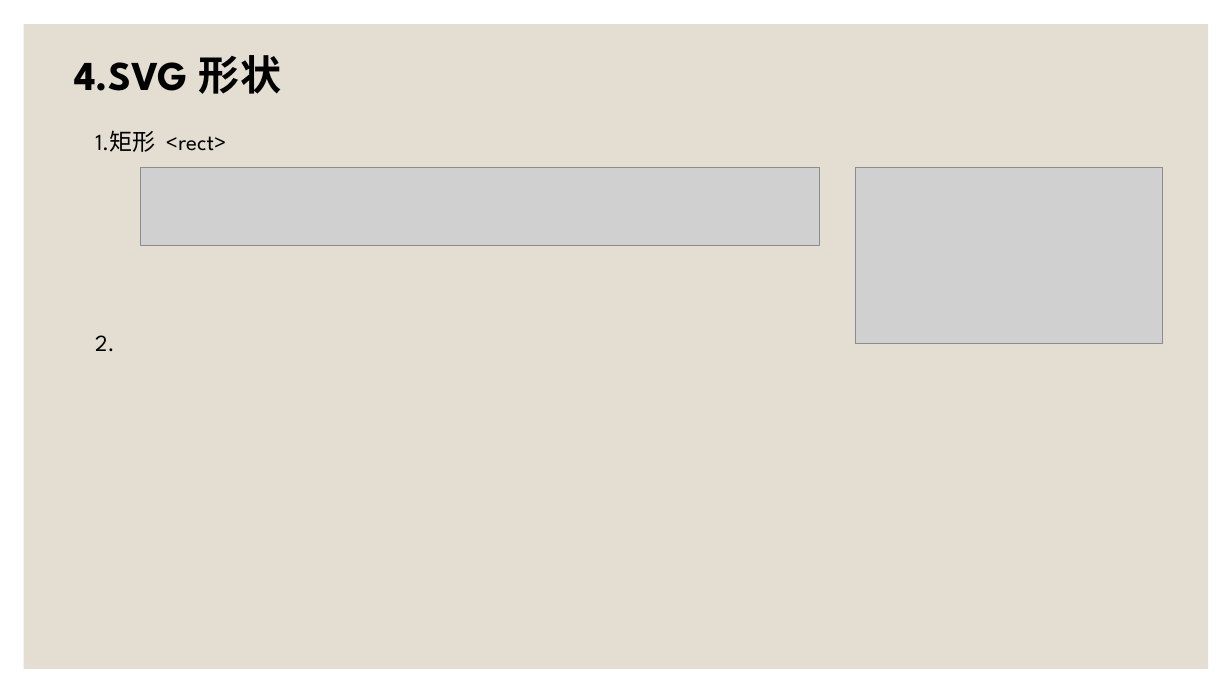
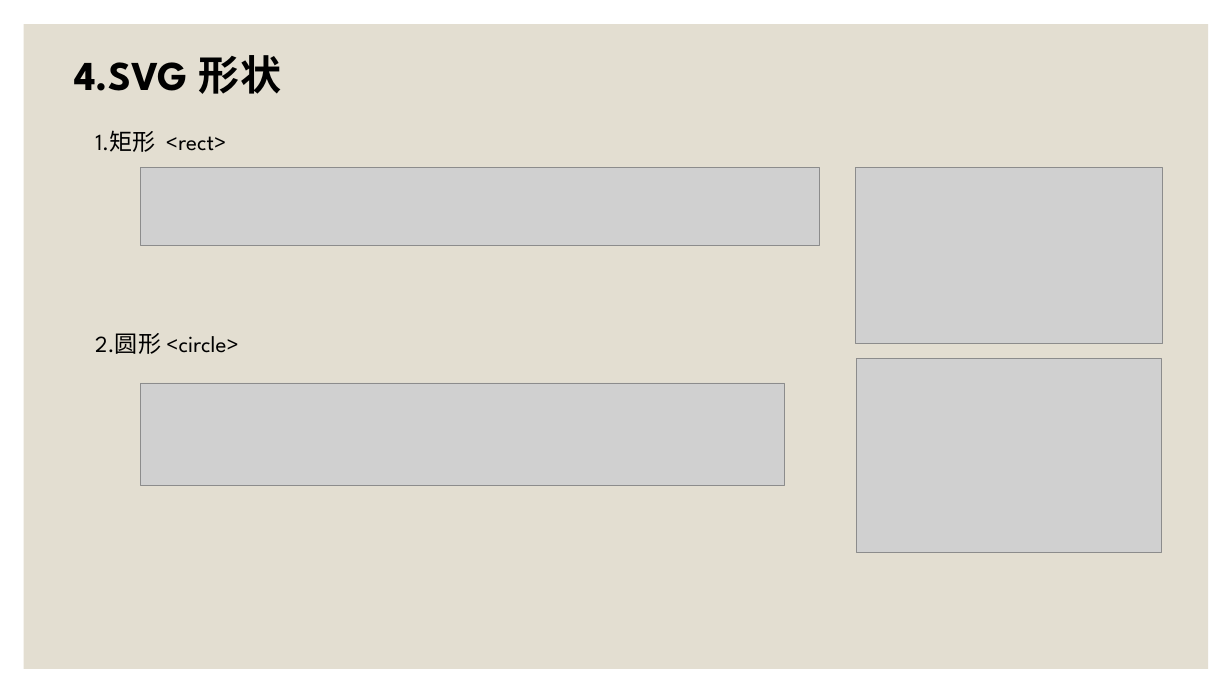
Before and after one commit to SouthLink/svg-demo, a slide deck: slide 12 of SVG动画 [自动保存] [自动保存].pptx (slide 10 before the commit). Drawn at 1232x693 pixels with LibreOffice and Linux fonts; fonts in the diff are those of the drawing; grey boxes stand for pictures. Boxes give left, top, right and bottom in pixels: in the first picture for what was removed or moved away, otherwise in the second. Text is boxed around its words. In the diff, an @@ line names an element or a change of style, - is before the commit and + after.

```diff
--- a/SVG动画 [自动保存] [自动保存].pptx
+++ b/SVG动画 [自动保存] [自动保存].pptx
@@ text at bbox=[95, 333, 239, 354]: text changed @@
-2.
+2.圆形 <circle>
@@ picture added at bbox=[857, 359, 1163, 553] @@
@@ picture added at bbox=[140, 384, 785, 486] @@
```
Also in this commit, not shown: 8 other slides changed, 3 slides added, 2 slides removed, 13 other files.
